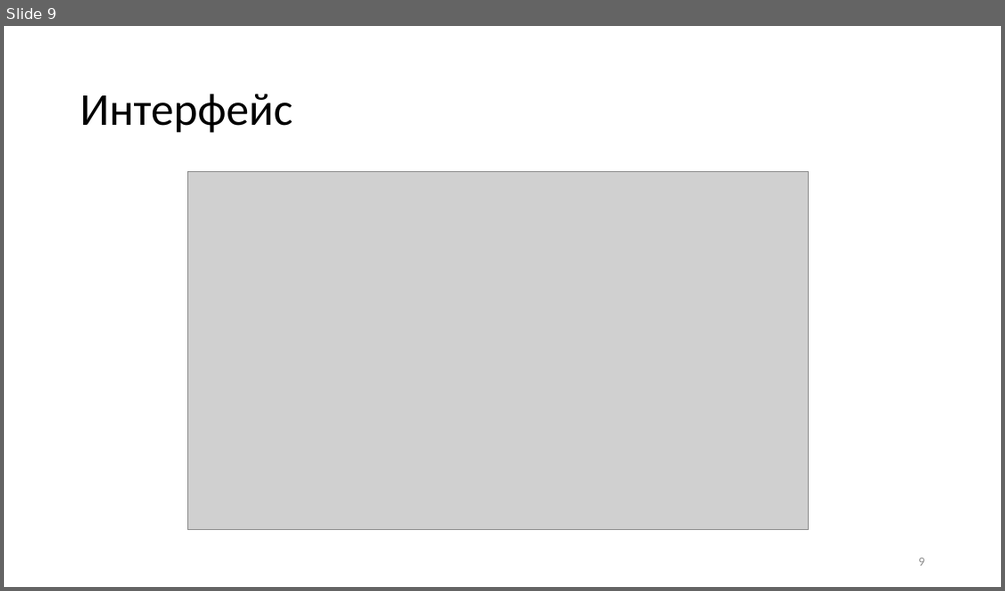
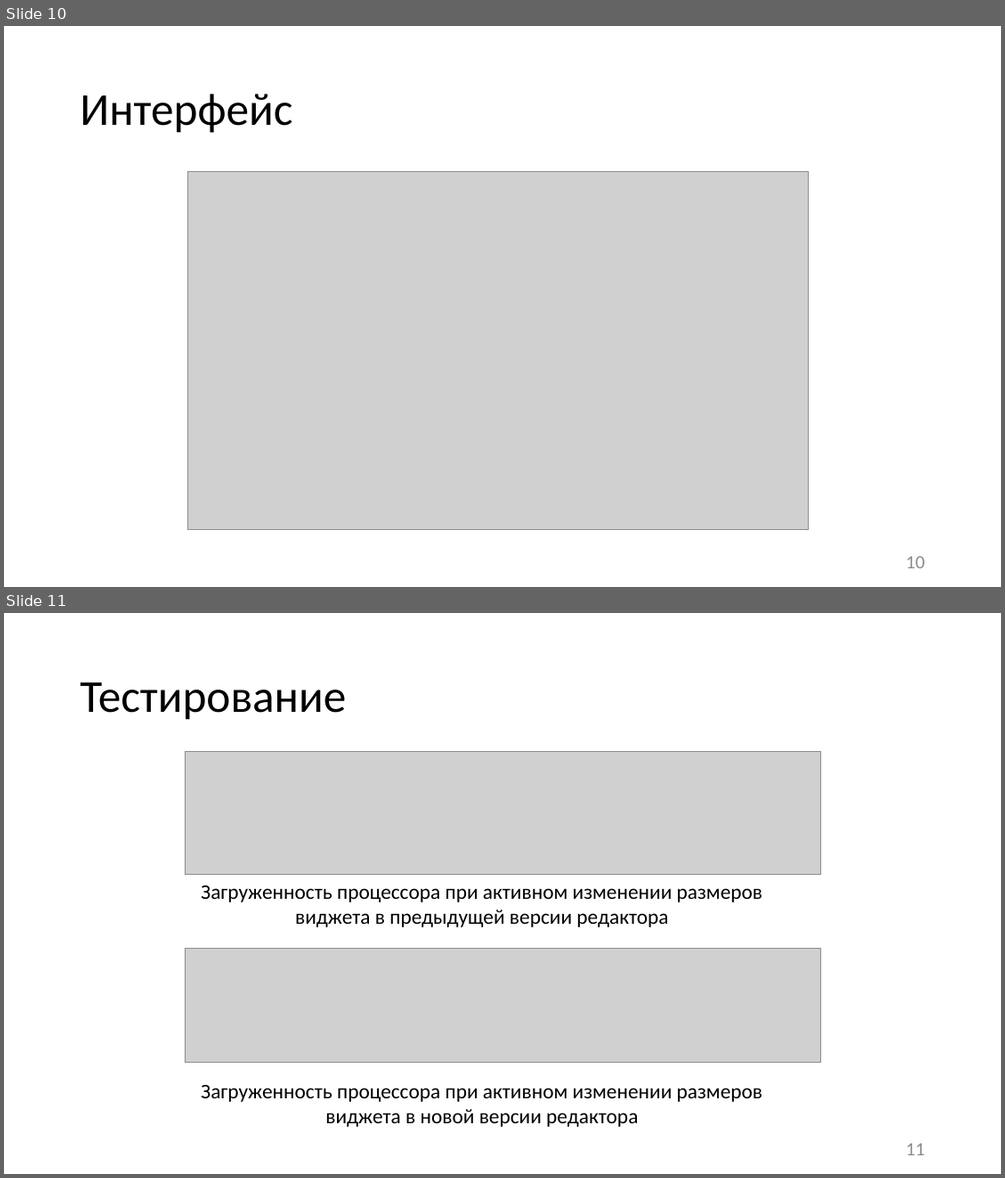
Before and after one commit to kutselabskii/diploma, a slide deck: Презентация.pptx. Shown one above the other, each under a label of ours: slide 9 before the commit, slides 10 and 11 after it. The pictures are 1005x591 and 1005x1178 pixels, drawn with LibreOffice and Linux fonts; fonts in the diff are those of the drawing; grey boxes stand for pictures. Boxes give left, top, right and bottom in pixels: in the first picture for what was removed or moved away, otherwise in the second. Text is boxed around its words. In the diff, an @@ line names an element or a change of style, - is before the commit and + after.

```diff
--- a/Презентация.pptx
+++ b/Презентация.pptx
@@ slide 11 added at (4, 613, 1001, 1174), background #FFFFFF @@
@@ title added at (80, 682, 346, 720), 44 pt, text #000000 @@
+Тестирование
@@ picture added at (185, 751, 821, 875) @@
@@ text added at (201, 885, 762, 927), 20 pt, text #000000 @@
+Загруженность процессора при активном изменении размеров виджета в предыдущей версии редактора
@@ picture added at (185, 948, 821, 1062) @@
@@ text added at (201, 1085, 762, 1127), 20 pt, text #000000 @@
+Загруженность процессора при активном изменении размеров виджета в новой версии редактора
@@ page number added at (906, 1143, 924, 1155), 18 pt, text #8C8C8C @@
+11
@@ what was slide 9 is now slide 10 @@
@@ page number at (906, 556, 924, 568): text changed; size 12 to 18 pt @@
-9
+10
```
Also in this commit, not shown: 8 slides changed, 1 other slide added, 14 other files.
